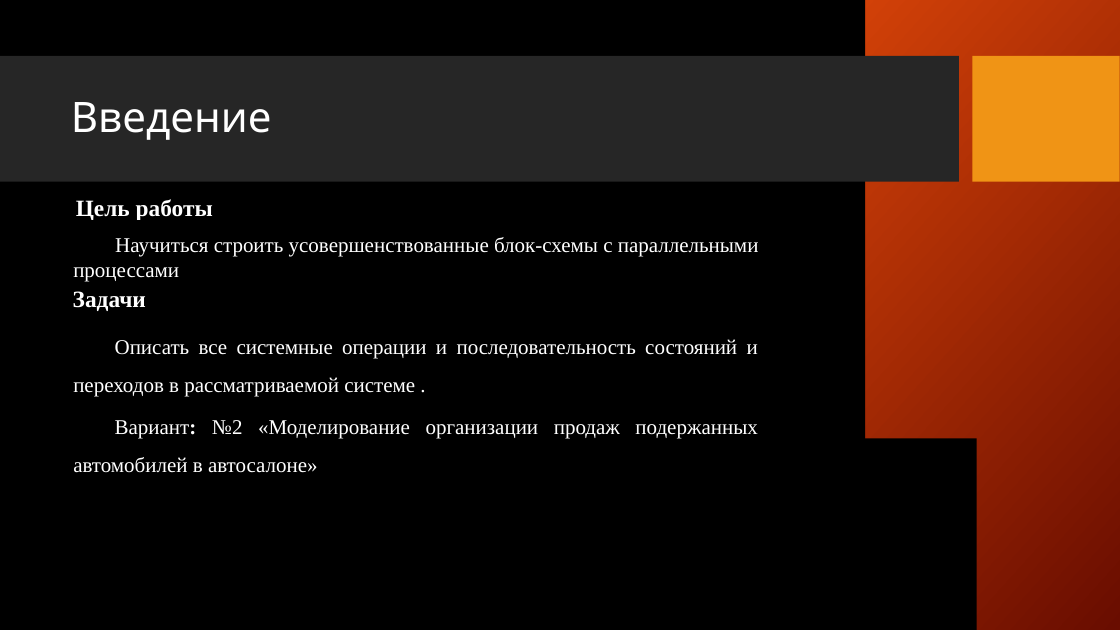
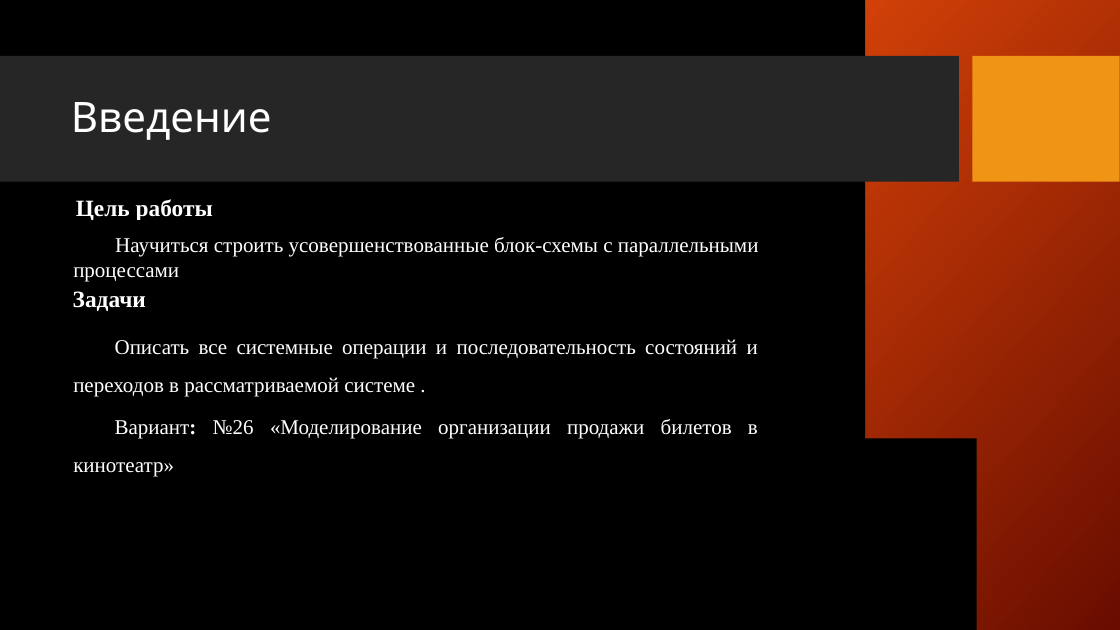
Before and after one commit to baethand/MIREA, a slide deck: slide 2 of sem4/AKMS/пр6_през_Руденко_ИКБО-13-22.pptx. Drawn at 1120x630 pixels with LibreOffice and Linux fonts; fonts in the diff are those of the drawing; background and template pictures are left out. Boxes give left, top, right and bottom in pixels: in the first picture for what was removed or moved away, otherwise in the second. Text is boxed around its words. In the diff, an @@ line names an element or a change of style, - is before the commit and + after.

```diff
--- a/sem4/AKMS/пр6_през_Руденко_ИКБО-13-22.pptx
+++ b/sem4/AKMS/пр6_през_Руденко_ИКБО-13-22.pptx
@@ text at [73, 419, 758, 476]: text changed @@
-Вариант: №2 «Моделирование организации продаж подержанных автомобилей в автосалоне»
+Вариант: №26 «Моделирование организации продажи билетов в кинотеатр»
```
Also in this commit, not shown: 3 other slides changed, 2 slides removed, 9 other files.
